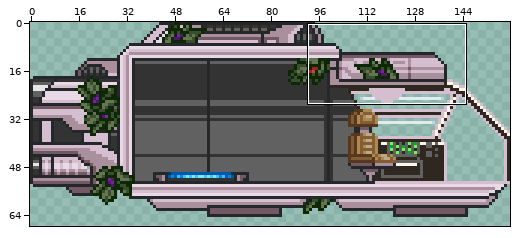
One commit to this sprite sheet: branches/Grafics_Under_Development/madtulip/techs/scoutships/floran/madtulip_floran_scoutship.png. Above: a wide view before the commit, with the close-up outlined.
Close-up. The starting point:
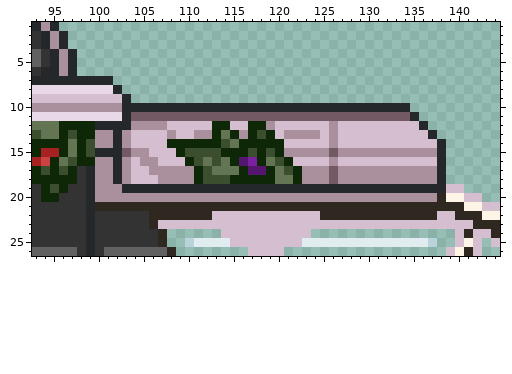
The file is 160x68 pixels. Pixels under 10% opacity are left out. Colours within 5 levels of each other are drawn and written as one. Shown: x 93..144, y 1..26.
After the commit:
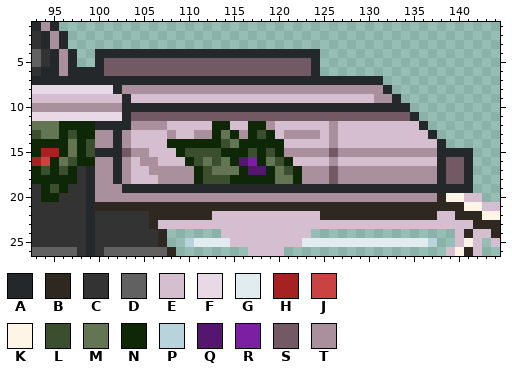
Palette (. is transparent): A #25282a  B #2f2820  C #333333  D #616161  E #d4becf  F #e9d9e7  G #e1ecf0  H #a62121  J #cb4242  K #fff5e6  L #3b4f2f  M #637552  N #0d2707  P #b8d3db  Q #54166e  R #7c20a3  S #735963  T #aa909d
The commit says: back and down thrusers addon to scoutships
Diff:
@@ x 93..144 @@
  3 CATA................................................
- 4 DCATA...............................................
- 5 DCATA...............................................
- 6 CAATA...............................................
- 7 AAAAAAAAA...........................................
- 8 FFFFFFFFFA..........................................
- 9 EEEEEEEEEEA.........................................
+ 4 DCATA..AAAAAAAAAAAAAAAAAAAAAAAAA....................
+ 5 DCATA..ASSSSSSSSSSSSSSSSSSSSSSSA....................
+ 6 CAATAAAASSSSSSSSSSSSSSSSSSSSSSSA....................
+ 7 AAAAAAAAAAAAAAAAAAAAAAAAAAAAAAAAAAAAAAA.............
+ 8 FFFFFFFFFATTTTTTTTTTTTTTTTTTTTTTTTTTTTTA............
+ 9 EEEEEEEEEEAEEEEEEEEEEEEEEEEEEEEEEEEEEETTA...........
 10 TTTTTTTTTTAAAAAAAAAAAAAAAAAAAAAAAAAAAAAAAA..........
@@ x 137..143 @@
 14 EA.....
-15 TA.....
-16 EA.....
-17 TA.....
-18 TA.....
-19 AAEE...
+15 TAAAA..
+16 EASSA..
+17 TASSA..
+18 TASSA..
+19 AAAAA..
 20 TBKKEE.
Where, in picture pixels (left, top, right, bottom), the same in both close-ups:
added: (77, 49, 401, 103)
changed: (446, 148, 473, 193)
